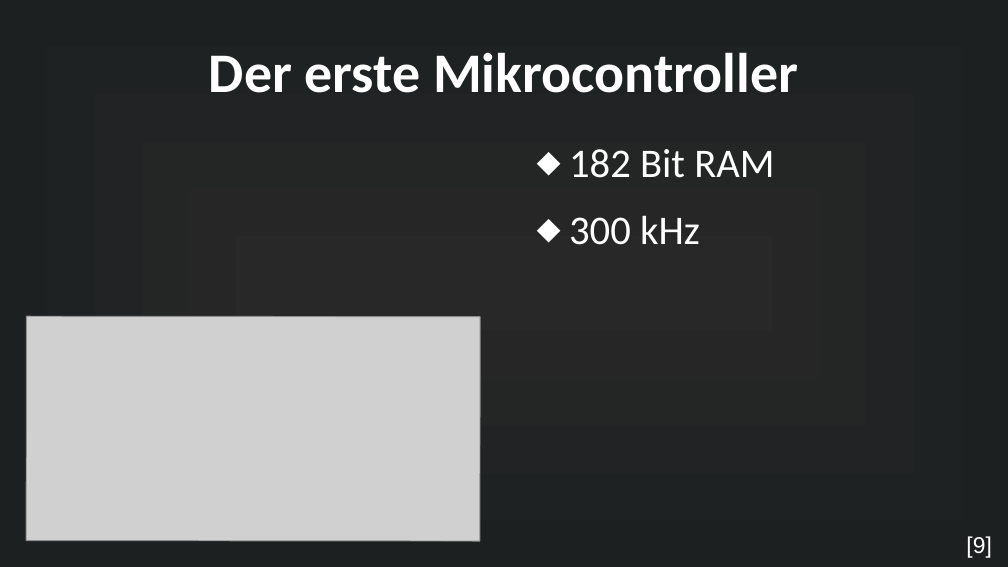
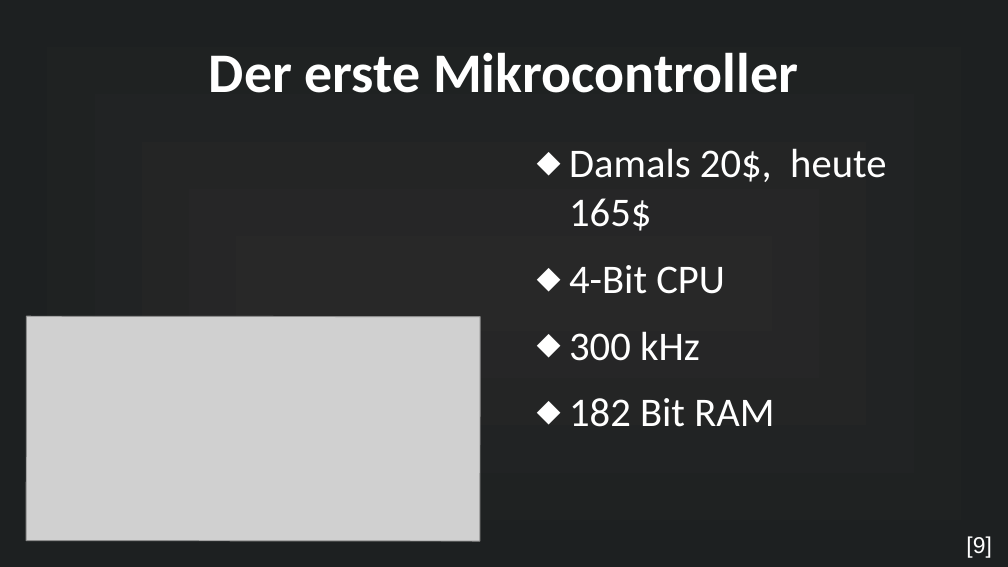
Before and after one commit to MuffinKran24/IMP_GFS, a slide deck: slide 9 of Mikrocontroller_GFS.odp. Drawn at 1008x567 pixels with LibreOffice and Linux fonts; fonts in the diff are those of the drawing; grey boxes stand for pictures. Boxes give left, top, right and bottom in pixels: in the first picture for what was removed or moved away, otherwise in the second. Text is boxed around its words. In the diff, an @@ line names an element or a change of style, - is before the commit and + after.

```diff
--- a/Mikrocontroller_GFS.odp
+++ b/Mikrocontroller_GFS.odp
@@ text at [569,148,886,361]: paragraphs added @@
+⬥ Damals 20$, heute 165$
+⬥ 4-Bit CPU
+⬥ 300 kHz
@@ text at [569,215,700,245]: paragraph removed @@
-⬥ 300 kHz
```
Also in this commit, not shown: 6 other slides changed, 4 slides added, 3 slides removed, 47 other files.
